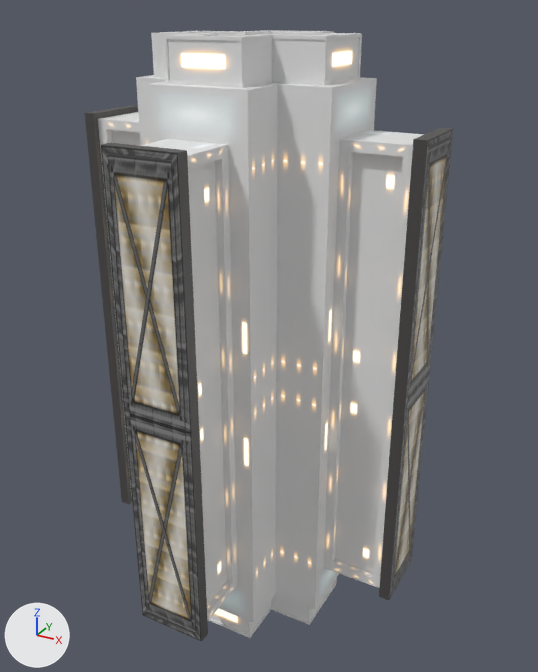
What one commit did to the FBX model Assets/Game World Objects/Landmarks/Mesh/Station_powerModule.fbx.
The view is the same before and after, from a 50 mm camera at (34.2, -59.7, 31.6) aimed at (0.8, 1.0, 1.2). The lights are fixed; the arrows at lower left show +X, +Y and +Z. Where no turn or scale is listed for an object, it has been applied to the vertices.

The first picture shows 'Power Module', 'Solar Panels'.
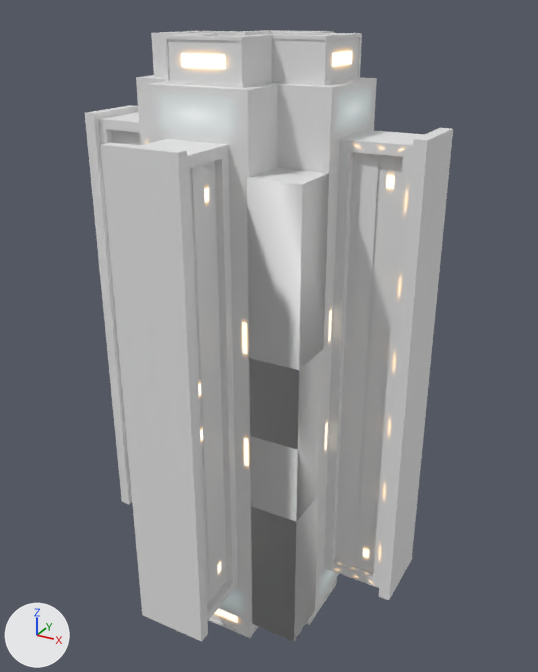
The newer file is also rescaled (x7.0) as a whole; pictures and numbers use the older file's frame.

Pixel boxes [x1, y1, x2, y2] of what changed, in the pictures (538 x 672 px):
'Solar Panels', recoloured, surface changed
    both: [85, 105, 453, 642]
'Powerstation_machines', added
    after: [128, 132, 379, 641]
part 2 of me_cube_002, surface changed
    both: [98, 112, 425, 622]

The change, as a diff of the scene's bpy script:
```diff
--- a/Assets/Game World Objects/Landmarks/Mesh/Station_powerModule.fbx.py
+++ b/Assets/Game World Objects/Landmarks/Mesh/Station_powerModule.fbx.py
@@ mat_indus @@
+mat_indus = principled_material('indus')
+mat_indus.base_color = (0.8, 0.8, 0.8)  # white #e7e7e7
@@ me_cube_002 @@
 # used by ob_power_module; location = (0.0, 0.0, 0.0)
-me_cube_002.from_pydata(...)  # 452 vertices, 434 faces; spans x -15.8..15.8, y -15.8..15.8, z -29.7..29.7
+me_cube_002.from_pydata(...)  # 644 vertices, 602 faces; spans x -15.8..15.8, y -15.8..15.8, z -29.7..29.7
+# me_cube_002 part 2: 103 kept faces spanning x -15.8..15.8, y -15.8..15.8, z -21.9..21.9 get new texture (UV) coordinates
 me_cube_002.materials.append(mat_station)
@@ me_cube_005 @@
 me_cube_005.from_pydata(...)  # 96 vertices, 88 faces; spans x -16.9..16.9, y -16.9..16.9, z -22.5..22.5
 # used by ob_solar_panels; location = (0.0, 0.0, 0.0)
-me_cube_005.materials.append(mat_eng)  # picture img_scavangercraft_machines_wip_png
+# me_cube_005 part 1: texture (UV) coordinates of 88 of 88 faces, centred in x -16.9..16.9, y -16.9..16.9, z -22.5..22.5, changed; they spanned u 0.62..0.98, v 0.01..0.69 and now span u 0.63..0.98, v 0.0..0.39
+me_cube_005.materials.append(mat_indus)  # white #e7e7e7
@@ me_cube_004 @@
+me_cube_004.from_pydata(...)  # 544 vertices, 408 faces; spans x -12.7..12.7, y -13.6..13.6, z -26.1..21.0
+me_cube_004.materials.append(mat_indus)  # white #e7e7e7
@@ ob_powerstation_machines @@
+ob_powerstation_machines = bpy.data.objects.new('Powerstation_machines', me_cube_004)
+ob_powerstation_machines.location = (0.0, 0.0, 0.0)
```
